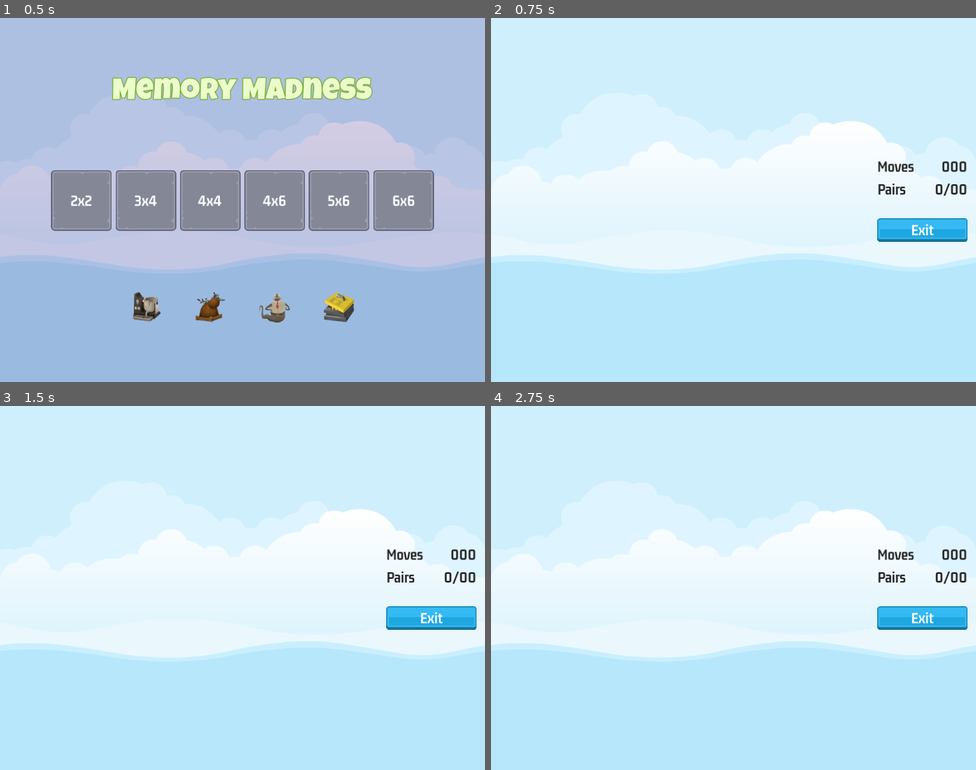
Above: before the commit, frames 1-4 (two rows, left to right).
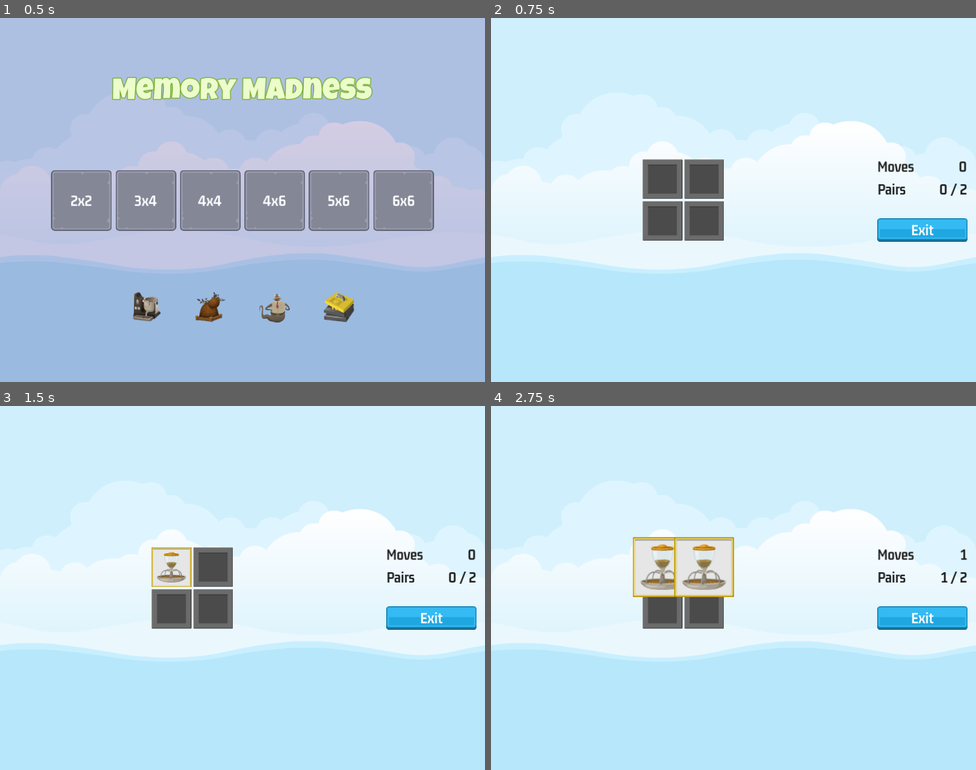
Above: after the commit, the same moments.

Repository: mylesh-dev/MemoryMadness
Game: Godot game, scene res://master_scene/master_scene.tscn
The game is run twice, just before and just after one commit, with the same random seed, the same clock (stepped at 60 frames per second) and the same inputs.
Inputs (mouse positions are in pixels of both pictures, inside the frame that each line leads up to):
- Up to frame 1 (0.5 s): no input
- Up to frame 2 (0.75 s): click "2x2" at 0.5 s
- Up to frame 3 (1.5 s): click (169, 566) at 1.27 s
- Up to frame 4 (2.75 s): click (704, 566) at 2.02 s

Frame 1 is identical in both runs. In frame 2, 3.7% of the frame differs, in the area x 31-99%, y 38-62%; in frame 3, 3.3%; in frame 4, 3.6%.

Commit message:
Make the game

Diff:
--- /dev/null
+++ b/assets/LG_64.tres
@@ -0,0 +1,10 @@
+[gd_resource type="LabelSettings" load_steps=2 format=3 uid="uid://dh3avie40we7w"]
+
+[ext_resource type="FontFile" uid="uid://y6j0emqx2jfa" path="res://assets/fonts/LuckiestGuy-Regular.ttf" id="1_38lxe"]
+
+[resource]
+font = ExtResource("1_38lxe")
+font_size = 64
+font_color = Color(0.92549, 0.988235, 0.796078, 1)
+outline_size = 6
+outline_color = Color(0.396078, 0.639216, 0.0509804, 1)
--- /dev/null
+++ b/game_over/game_over.gd
@@ -0,0 +1,16 @@
+extends Control
+
+@onready var moves_label = $NinePatchRect/MC/VB/HB/MovesLabel
+
+# Called when the node enters the scene tree for the first time.
+func _ready():
+	SignalManager.on_game_over.connect(on_game_over)
+
+
+func on_game_over(moves: int) -> void:
+	moves_label.text = str(moves)
+	show()
+
+func _on_exit_button_pressed():
+	hide()
+	SignalManager.on_game_exit_pressed.emit()
--- /dev/null
+++ b/game_over/game_over.tscn
@@ -0,0 +1,110 @@
+[gd_scene load_steps=10 format=3 uid="uid://bweeusflbop5e"]
+
+[ext_resource type="Script" path="res://game_over/game_over.gd" id="1_4ap83"]
+[ext_resource type="Texture2D" uid="uid://hg6g4j8wn3pv" path="res://assets/ui/UIbg.png" id="1_ejb2e"]
+[ext_resource type="FontFile" uid="uid://y6j0emqx2jfa" path="res://assets/fonts/LuckiestGuy-Regular.ttf" id="2_2e5vv"]
+[ext_resource type="LabelSettings" uid="uid://gbameoo5y048" path="res://assets/GM_32_Black.tres" id="3_l6buq"]
+[ext_resource type="Texture2D" uid="uid://drkekmcxwn861" path="res://assets/ui/blue_button00.png" id="4_vm4rk"]
+[ext_resource type="Texture2D" uid="uid://dgylrylbmpbks" path="res://assets/ui/yellow_button00.png" id="5_t88h3"]
+[ext_resource type="Texture2D" uid="uid://cdbexev6qq6j1" path="res://assets/ui/green_button00.png" id="6_syvn3"]
+[ext_resource type="LabelSettings" uid="uid://boqa0qsp21o70" path="res://level_button/DM_32.tres" id="7_fe5iy"]
+
+[sub_resource type="LabelSettings" id="LabelSettings_flth3"]
+font = ExtResource("2_2e5vv")
+font_size = 64
+font_color = Color(0.913725, 0.988235, 0.796078, 1)
+outline_size = 6
+outline_color = Color(0.396078, 0.639216, 0.713726, 1)
+
+[node name="GameOver" type="Control"]
+layout_mode = 3
+anchors_preset = 15
+anchor_right = 1.0
+anchor_bottom = 1.0
+grow_horizontal = 2
+grow_vertical = 2
+script = ExtResource("1_4ap83")
+
+[node name="NinePatchRect" type="NinePatchRect" parent="."]
+layout_mode = 1
+anchors_preset = 8
+anchor_left = 0.5
+anchor_top = 0.5
+anchor_right = 0.5
+anchor_bottom = 0.5
+offset_left = -256.0
+offset_top = -192.0
+offset_right = 256.0
+offset_bottom = 192.0
+grow_horizontal = 2
+grow_vertical = 2
+texture = ExtResource("1_ejb2e")
+patch_margin_left = 10
+patch_margin_top = 10
+patch_margin_right = 10
+patch_margin_bottom = 10
+
+[node name="MC" type="MarginContainer" parent="NinePatchRect"]
+layout_mode = 1
+anchors_preset = 15
+anchor_right = 1.0
+anchor_bottom = 1.0
+grow_horizontal = 2
+grow_vertical = 2
+theme_override_constants/margin_left = 24
+theme_override_constants/margin_top = 24
+theme_override_constants/margin_right = 24
+theme_override_constants/margin_bottom = 24
+
+[node name="VB" type="VBoxContainer" parent="NinePatchRect/MC"]
+layout_mode = 2
+theme_override_constants/separation = 32
+
+[node name="Label" type="Label" parent="NinePatchRect/MC/VB"]
+layout_mode = 2
+text = "YOU WIN!"
+label_settings = SubResource("LabelSettings_flth3")
+horizontal_alignment = 1
+vertical_alignment = 1
+
+[node name="HB" type="HBoxContainer" parent="NinePatchRect/MC/VB"]
+layout_mode = 2
+
+[node name="Label" type="Label" parent="NinePatchRect/MC/VB/HB"]
+layout_mode = 2
+size_flags_horizontal = 3
+text = "Moves taken"
+label_settings = ExtResource("3_l6buq")
+vertical_alignment = 1
+
+[node name="MovesLabel" type="Label" parent="NinePatchRect/MC/VB/HB"]
+layout_mode = 2
+text = "000"
+label_settings = ExtResource("3_l6buq")
+horizontal_alignment = 2
+vertical_alignment = 1
+
+[node name="Control" type="Control" parent="NinePatchRect/MC/VB"]
+custom_minimum_size = Vector2(0, 32)
+layout_mode = 2
+
+[node name="ExitButton" type="TextureButton" parent="NinePatchRect/MC/VB"]
+layout_mode = 2
+size_flags_horizontal = 4
+texture_normal = ExtResource("4_vm4rk")
+texture_pressed = ExtResource("5_t88h3")
+texture_hover = ExtResource("6_syvn3")
+
+[node name="Label" type="Label" parent="NinePatchRect/MC/VB/ExitButton"]
+layout_mode = 1
+anchors_preset = 15
+anchor_right = 1.0
+anchor_bottom = 1.0
+grow_horizontal = 2
+grow_vertical = 2
+text = "Exit"
+label_settings = ExtResource("7_fe5iy")
+horizontal_alignment = 1
+vertical_alignment = 1
+
+[connection signal="pressed" from="NinePatchRect/MC/VB/ExitButton" to="." method="_on_exit_button_pressed"]
--- a/game_screen/game_screen.gd
+++ b/game_screen/game_screen.gd
@@ -1,16 +1,38 @@
 extends Control
 
+@export var mem_tile_scene: PackedScene
+
 @onready var sound = $Sound
+@onready var tile_container = $HB/MC1/TileContainer
+@onready var scorer: Scorer = $Scorer
+@onready var moves_label = $HB/MC2/VBoxContainer/HB/MovesLabel
+@onready var pairs_label = $HB/MC2/VBoxContainer/HB2/PairsLabel
 
 # Called when the node enters the scene tree for the first time.
 func _ready():
-	pass # Replace with function body.
+	SignalManager.on_level_selected.connect(on_level_selected)
 
 
 # Called every frame. 'delta' is the elapsed time since the previous frame.
 func _process(delta):
-	pass
+	moves_label.text = scorer.get_moves_made_str()
+	pairs_label.text = scorer.get_pairs_made_str()
 
+func add_memory_tile(ii_dict: Dictionary, frame_image: CompressedTexture2D) -> void:
+	var new_tile = mem_tile_scene.instantiate()
+	tile_container.add_child(new_tile)
+	new_tile.setup(ii_dict, frame_image)
+
+func on_level_selected(level_num: int) -> void:
+	var level_selection = GameManager.get_level_selection(level_num)
+	var frame_image = ImageManager.get_random_frame_image()
+
+	tile_container.columns = level_selection.num_cols
+
+	for ii_dict in level_selection.image_list:
+		add_memory_tile(ii_dict, frame_image)
+
+	scorer.clear_new_game(level_selection.target_pairs)
 
 func _on_exit_button_pressed():
 	SoundManager.play_button_click(sound)
--- a/game_screen/game_screen.tscn
+++ b/game_screen/game_screen.tscn
@@ -1,11 +1,14 @@
-[gd_scene load_steps=7 format=3 uid="uid://bvadlfcjpcxmc"]
+[gd_scene load_steps=10 format=3 uid="uid://bvadlfcjpcxmc"]
 
 [ext_resource type="LabelSettings" uid="uid://gbameoo5y048" path="res://assets/GM_32_Black.tres" id="1_co8br"]
 [ext_resource type="Script" path="res://game_screen/game_screen.gd" id="1_vm1ve"]
+[ext_resource type="PackedScene" uid="uid://cl61ym45pdhsa" path="res://memory_tile/memory_tile.tscn" id="2_3gqi0"]
 [ext_resource type="Texture2D" uid="uid://drkekmcxwn861" path="res://assets/ui/blue_button00.png" id="2_fhvn3"]
 [ext_resource type="Texture2D" uid="uid://dgylrylbmpbks" path="res://assets/ui/yellow_button00.png" id="3_l4854"]
 [ext_resource type="Texture2D" uid="uid://cdbexev6qq6j1" path="res://assets/ui/green_button00.png" id="4_s2o5b"]
 [ext_resource type="LabelSettings" uid="uid://boqa0qsp21o70" path="res://level_button/DM_32.tres" id="5_5dwgd"]
+[ext_resource type="PackedScene" uid="uid://b0wsmhuoy8hbo" path="res://scorer/scorer.tscn" id="8_gi255"]
+[ext_resource type="PackedScene" uid="uid://bweeusflbop5e" path="res://game_over/game_over.tscn" id="9_d1e7a"]
 
 [node name="GameScreen" type="Control"]
 layout_mode = 3
@@ -15,6 +18,7 @@
 grow_horizontal = 2
 grow_vertical = 2
 script = ExtResource("1_vm1ve")
+mem_tile_scene = ExtResource("2_3gqi0")
 
 [node name="HB" type="HBoxContainer" parent="."]
 layout_mode = 1
@@ -104,5 +108,12 @@
 vertical_alignment = 1
 
 [node name="Sound" type="AudioStreamPlayer" parent="."]
+autoplay = true
+
+[node name="Scorer" parent="." instance=ExtResource("8_gi255")]
+
+[node name="GameOver" parent="." instance=ExtResource("9_d1e7a")]
+visible = false
+layout_mode = 1
 
 [connection signal="pressed" from="HB/MC2/VBoxContainer/ExitButton" to="." method="_on_exit_button_pressed"]
--- a/main_screen/main_screen.tscn
+++ b/main_screen/main_screen.tscn
@@ -1,16 +1,9 @@
-[gd_scene load_steps=6 format=3 uid="uid://xhqiwxe4blsx"]
+[gd_scene load_steps=5 format=3 uid="uid://xhqiwxe4blsx"]
 
-[ext_resource type="FontFile" uid="uid://y6j0emqx2jfa" path="res://assets/fonts/LuckiestGuy-Regular.ttf" id="1_34dq7"]
 [ext_resource type="Script" path="res://main_screen/main_screen.gd" id="1_odhig"]
 [ext_resource type="PackedScene" uid="uid://ckpbqwp5lyybm" path="res://level_button/level_button.tscn" id="2_5vuce"]
 [ext_resource type="PackedScene" uid="uid://bwawrqrilyw2f" path="res://front_sprite/front_sprite.tscn" id="2_xn0p2"]
-
-[sub_resource type="LabelSettings" id="LabelSettings_kprbm"]
-font = ExtResource("1_34dq7")
-font_size = 64
-font_color = Color(0.92549, 0.988235, 0.796078, 1)
-outline_size = 6
-outline_color = Color(0.396078, 0.639216, 0.0509804, 1)
+[ext_resource type="LabelSettings" uid="uid://dh3avie40we7w" path="res://assets/LG_64.tres" id="3_wup3v"]
 
 [node name="MainScreen" type="Control"]
 layout_mode = 3
@@ -47,7 +40,7 @@
 layout_mode = 2
 text = "Memory Madness
 "
-label_settings = SubResource("LabelSettings_kprbm")
+label_settings = ExtResource("3_wup3v")
 horizontal_alignment = 1
 vertical_alignment = 1
 
--- a/master_scene/master_scene.gd
+++ b/master_scene/master_scene.gd
@@ -16,6 +16,7 @@
 
 func on_game_exit_pressed() -> void:
 	show_game(false)
+	GameManager.clear_nodes_of_group(GameManager.GROUP_TILE)
 	SoundManager.play_sound(sound, SoundManager.SOUND_MAIN_MENU)
 
 func on_level_selected(level_num: int) -> void:
--- /dev/null
+++ b/memory_tile/memory_tile.gd
@@ -0,0 +1,53 @@
+extends TextureButton
+
+class_name MemoryTile
+
+@onready var frame_image = $FrameImage
+@onready var item_image = $ItemImage
+
+var _item_name: String
+var _can_select_me: bool = true
+
+# Called when the node enters the scene tree for the first time.
+func _ready():
+	SignalManager.on_selection_disabled.connect(on_selection_disabled)
+	SignalManager.on_selection_enabled.connect(on_selection_enabled)
+
+
+func get_item_name() -> String:
+	return _item_name
+
+func reveal(r:bool) -> void:
+	frame_image.visible = r
+	item_image.visible = r
+
+func setup(ii_dict: Dictionary, fi: CompressedTexture2D) -> void:
+	frame_image.texture = fi
+	item_image.texture = ii_dict.item_texture
+	_item_name = ii_dict.item_name
+	reveal(false)
+
+func kill_on_success() -> void:
+	z_index = 1
+	var tween = get_tree().create_tween()
+
+	tween.set_parallel(true)
+	tween.tween_property(self, "disabled", true, 0)
+	tween.tween_property(self, "rotation", deg_to_rad(720), 0.5)
+	tween.tween_property(self, "scale", Vector2(1.5, 1.5), 0.5)
+	tween.set_parallel(false)
+
+	tween.tween_interval(0.6)
+	tween.tween_property(self, "scale", Vector2(0, 0), 0)
+
+
+func on_selection_disabled() -> void:
+	_can_select_me = false
+
+func on_selection_enabled() -> void:
+	_can_select_me = true
+
+
+func _on_pressed():
+	if _can_select_me == true:
+		SignalManager.on_tile_selected.emit(self)
--- /dev/null
+++ b/memory_tile/memory_tile.tscn
@@ -0,0 +1,56 @@
+[gd_scene load_steps=5 format=3 uid="uid://cl61ym45pdhsa"]
+
+[ext_resource type="Texture2D" uid="uid://djbeisufjtm4g" path="res://assets/frames/hidden_frame_blank.png" id="1_2l84w"]
+[ext_resource type="Script" path="res://memory_tile/memory_tile.gd" id="2_mavo0"]
+[ext_resource type="Texture2D" uid="uid://bwqu1pntycybc" path="res://assets/frames/blue_frame.png" id="2_ngdhq"]
+[ext_resource type="Texture2D" uid="uid://j5pj0gyjjsk7" path="res://assets/glitch/cabbage.png" id="3_c5ry0"]
+
+[node name="MemoryTile" type="TextureButton" groups=["tile"]]
+anchors_preset = 8
+anchor_left = 0.5
+anchor_top = 0.5
+anchor_right = 0.5
+anchor_bottom = 0.5
+offset_left = -42.0
+offset_top = -42.0
+offset_right = 42.0
+offset_bottom = 42.0
+grow_horizontal = 2
+grow_vertical = 2
+pivot_offset = Vector2(42, 42)
+texture_normal = ExtResource("1_2l84w")
+script = ExtResource("2_mavo0")
+
+[node name="FrameImage" type="TextureRect" parent="."]
+layout_mode = 1
+anchors_preset = 8
+anchor_left = 0.5
+anchor_top = 0.5
+anchor_right = 0.5
+anchor_bottom = 0.5
+offset_left = -42.0
+offset_top = -42.0
+offset_right = 42.0
+offset_bottom = 42.0
+grow_horizontal = 2
+grow_vertical = 2
+pivot_offset = Vector2(42, 42)
+texture = ExtResource("2_ngdhq")
+
+[node name="ItemImage" type="TextureRect" parent="."]
+layout_mode = 1
+anchors_preset = 8
+anchor_left = 0.5
+anchor_top = 0.5
+anchor_right = 0.5
+anchor_bottom = 0.5
+offset_left = -32.0
+offset_top = -32.0
+offset_right = 32.0
+offset_bottom = 32.0
+grow_horizontal = 2
+grow_vertical = 2
+pivot_offset = Vector2(32, 32)
+texture = ExtResource("3_c5ry0")
+
+[connection signal="pressed" from="." to="." method="_on_pressed"]
--- /dev/null
+++ b/scorer/scorer.gd
@@ -0,0 +1,87 @@
+extends Node
+
+class_name Scorer
+
+@onready var sound = $Sound
+@onready var reveal_timer = $RevealTimer
+
+var _selections: Array = []
+var _target_pairs: int = 0
+var _moves_made: int = 0
+var _pairs_made: int = 0
+
+# Called when the node enters the scene tree for the first time.
+func _ready():
+	SignalManager.on_tile_selected.connect(on_tile_selected)
+	SignalManager.on_game_exit_pressed.connect(on_game_exit_pressed)
+
+
+# Called every frame. 'delta' is the elapsed time since the previous frame.
+func _process(delta):
+	pass
+
+func get_moves_made_str() -> String:
+	return str(_moves_made)
+
+func get_pairs_made_str() -> String:
+	return "%s / %s" % [_pairs_made, _target_pairs]
+
+func clear_new_game(target_pairs: int) -> void:
+	_selections.clear()
+	_pairs_made = 0
+	_moves_made = 0
+	_target_pairs = target_pairs
+
+func selections_are_pair() -> bool:
+	return (
+		_selections[0].get_instance_id() != _selections[1].get_instance_id()
+		and
+		_selections[0].get_item_name() == _selections[1].get_item_name()
+		)
+
+func kill_tiles() -> void:
+	for s in _selections:
+		s.kill_on_success()
+	_pairs_made += 1
+	SoundManager.play_sound(sound, SoundManager.SOUND_SUCCESS)
+
+func update_selections() -> void:
+	reveal_timer.start()
+	if selections_are_pair() == true:
+		kill_tiles()
+
+func check_pair_made(tile:MemoryTile) -> void:
+	tile.reveal(true)
+	_selections.append(tile)
+	if _selections.size() != 2:
+		return
+
+	SignalManager.on_selection_disabled.emit()
+	_moves_made += 1
+
+	update_selections()
+
+func hide_selections() -> void:
+	for s in _selections:
+		s.reveal(false)
+
+func check_game_over() -> void:
+	if _pairs_made >= _target_pairs:
+		SignalManager.on_game_over.emit(_moves_made)
+
+func on_tile_selected(tile:MemoryTile) -> void:
+	if _selections.has(tile):
+		return
+	SoundManager.play_tile_click(sound)
+	check_pair_made(tile)
+
+
+func _on_reveal_timer_timeout():
+	if selections_are_pair() == false:
+		hide_selections()
+	_selections.clear()
+	check_game_over()
+	SignalManager.on_selection_enabled.emit()
+
+func on_game_exit_pressed() -> void:
+	reveal_timer.stop()
--- /dev/null
+++ b/scorer/scorer.tscn
@@ -0,0 +1,14 @@
+[gd_scene load_steps=2 format=3 uid="uid://b0wsmhuoy8hbo"]
+
+[ext_resource type="Script" path="res://scorer/scorer.gd" id="1_qj366"]
+
+[node name="Scorer" type="Node"]
+script = ExtResource("1_qj366")
+
+[node name="Sound" type="AudioStreamPlayer" parent="."]
+
+[node name="RevealTimer" type="Timer" parent="."]
+wait_time = 1.2
+one_shot = true
+
+[connection signal="timeout" from="RevealTimer" to="." method="_on_reveal_timer_timeout"]
--- a/singletons/game_manager.gd
+++ b/singletons/game_manager.gd
@@ -1,4 +1,6 @@
 extends Node
+
+const GROUP_TILE: String = "tile"
 
 const LEVELS: Dictionary = {
 	1: { "rows": 2, "cols": 2 },
@@ -8,3 +10,29 @@
 	5: { "rows": 5, "cols": 6 },
 	6: { "rows": 6, "cols": 6 }
 }
+
+
+func get_level_selection(level_num: int) -> Dictionary:
+	var l_data =  GameManager.LEVELS[level_num]
+	var num_tiles = l_data.rows * l_data.cols
+	var target_pairs: int = num_tiles / 2
+	var selected_level_images = []
+
+	ImageManager.shuffle_images()
+
+	for i in range(target_pairs):
+		selected_level_images.append(ImageManager.get_image(i))
+		selected_level_images.append(ImageManager.get_image(i))
+
+	selected_level_images.shuffle()
+
+	return {
+		"target_pairs": target_pairs,
+		"num_cols": l_data.cols,
+		"image_list": selected_level_images
+	}
+
+
+func clear_nodes_of_group(g_name:String) -> void:
+	for n in get_tree().get_nodes_in_group(g_name):
+		n.queue_free()
--- a/singletons/image_manager.gd
+++ b/singletons/image_manager.gd
@@ -1,4 +1,11 @@
 extends Node
+
+const FRAME_IMAGES: Array = [
+	preload("res://assets/frames/blue_frame.png"),
+	preload("res://assets/frames/red_frame.png"),
+	preload("res://assets/frames/yellow_frame.png"),
+	preload("res://assets/frames/green_frame.png")
+]
 
 var _item_images: Array = []
 
@@ -35,3 +42,12 @@
 
 func get_random_item_image() -> Dictionary:
 	return _item_images.pick_random()
+
+func get_image(index:int) -> Dictionary:
+	return _item_images[index]
+
+func get_random_frame_image() -> CompressedTexture2D:
+	return FRAME_IMAGES.pick_random()
+
+func shuffle_images() -> void:
+	_item_images.shuffle()
--- a/singletons/signal_manager.gd
+++ b/singletons/signal_manager.gd
@@ -2,3 +2,7 @@
 
 signal on_level_selected(level_num: int)
 signal on_game_exit_pressed
+signal on_selection_enabled
+signal on_selection_disabled
+signal on_tile_selected(tile: MemoryTile)
+signal on_game_over(moves: int)
--- a/singletons/sound_manager.gd
+++ b/singletons/sound_manager.gd
@@ -28,3 +28,6 @@
 
 func play_button_click(player: AudioStreamPlayer) -> void:
 	play_sound(player, SOUND_SELECT_BUTTON)
+
+func play_tile_click(player: AudioStreamPlayer) -> void:
+	play_sound(player, SOUND_SELECT_TILE)
Not shown, changed: assets/sounds/bgm_action_3.mp3.import
Not shown, changed: assets/sounds/bgm_action_4.mp3.import
